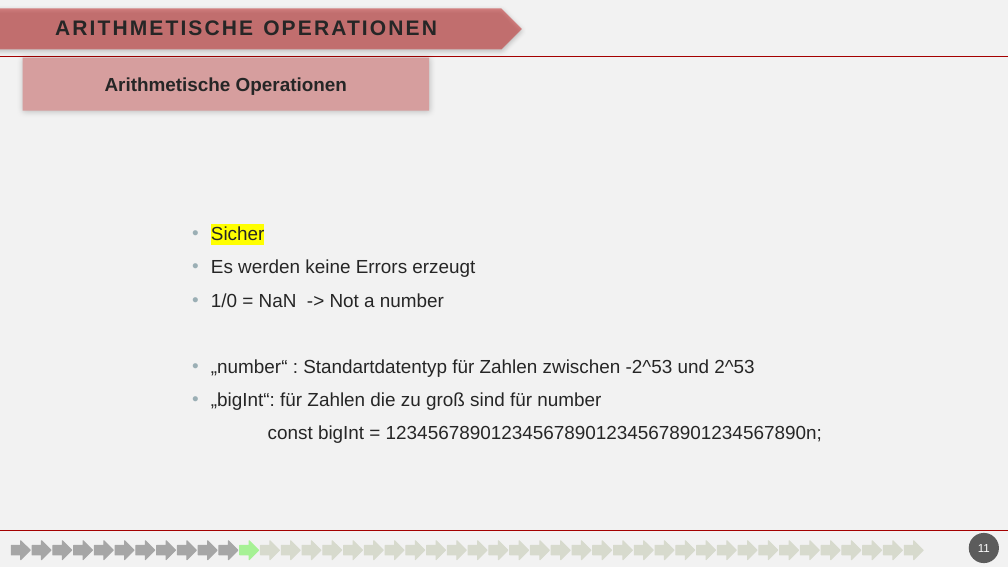
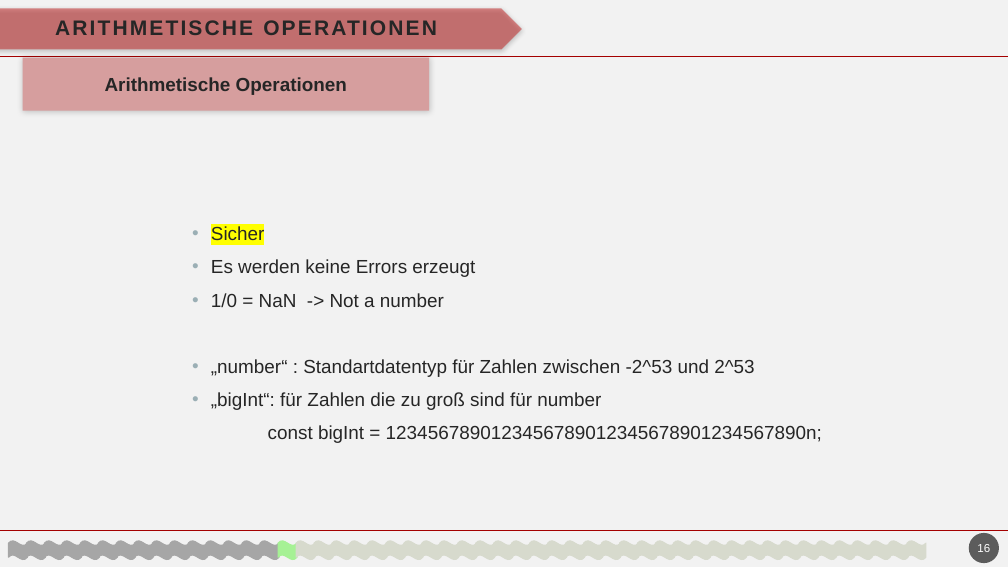
Before and after one commit to havrazO/Angular-Vortrag, a slide deck: slide 16 of vortrag/präsentation/entwurf/V1.2/angular.pptm (slide 11 before the commit). Drawn at 1008x567 pixels with LibreOffice and Linux fonts; fonts in the diff are those of the drawing; background and template pictures are left out. Boxes give left, top, right and bottom in pixels: in the first picture for what was removed or moved away, otherwise in the second. Text is boxed around its words. In the diff, an @@ line names an element or a change of style, - is before the commit and + after.

```diff
--- a/vortrag/präsentation/entwurf/V1.2/angular.pptm
+++ b/vortrag/präsentation/entwurf/V1.2/angular.pptm
@@ 4 waves: place and size @@
-4 waves at <box>198,541,882,560</box>
+4 waves at <box>206,541,890,560</box>
@@ right arrow removed at <box>261,541,280,560</box> @@
@@ right arrow to wave in 42 elements at <box>656,541,675,560</box>, <box>386,541,405,560</box>, <box>530,541,549,560</box>, <box>116,541,135,560</box>, <box>781,541,800,560</box>, <box>799,541,818,560</box>, <box>135,541,154,560</box>, <box>404,541,423,560</box>, <box>512,541,531,560</box>, <box>674,541,693,560</box>, <box>637,541,656,560</box>, <box>907,541,926,560</box>, <box>8,541,27,560</box>, <box>817,541,836,560</box>, <box>98,541,117,560</box>, <box>368,541,387,560</box>, <box>547,541,566,560</box>, <box>152,541,171,560</box>, <box>422,541,441,560</box>, <box>494,541,513,560</box>, <box>692,541,711,560</box>, <box>764,541,783,560</box>, <box>26,541,45,560</box>, <box>225,541,243,560</box>, <box>619,541,638,560</box>, <box>889,541,908,560</box>, <box>296,541,315,560</box>, <box>80,541,99,560</box>, <box>350,541,369,560</box>, <box>566,541,585,560</box>, <box>836,541,854,560</box>, <box>170,541,189,560</box>, <box>440,541,459,560</box>, <box>476,541,495,560</box>, <box>746,541,765,560</box>, <box>709,541,728,560</box>, <box>871,541,890,560</box>, <box>45,541,64,560</box>, <box>206,541,225,560</box>, <box>314,541,333,560</box>, <box>584,541,603,560</box>, <box>278,541,297,560</box> @@
@@ wave: place and size @@
-wave at <box>240,541,259,560</box>
+wave at <box>278,541,297,560</box>
@@ right arrow removed at <box>281,541,300,560</box> @@
@@ 9 waves: place and size @@
-9 waves at <box>73,541,903,560</box>
+9 waves at <box>80,541,908,560</box>
@@ 6 waves: place and size @@
-6 waves at <box>53,541,737,560</box>
+6 waves at <box>45,541,728,560</box>
@@ 9 waves: place and size @@
-9 waves at <box>32,541,861,560</box>
+9 waves at <box>26,541,854,560</box>
@@ group added at <box>63,541,873,560</box>: 9 waves @@
@@ page number at <box>977,544,990,552</box>: text changed @@
-11
+16
```
Also in this commit, not shown: 42 other slides changed, 8 slides added, 10 other files.
